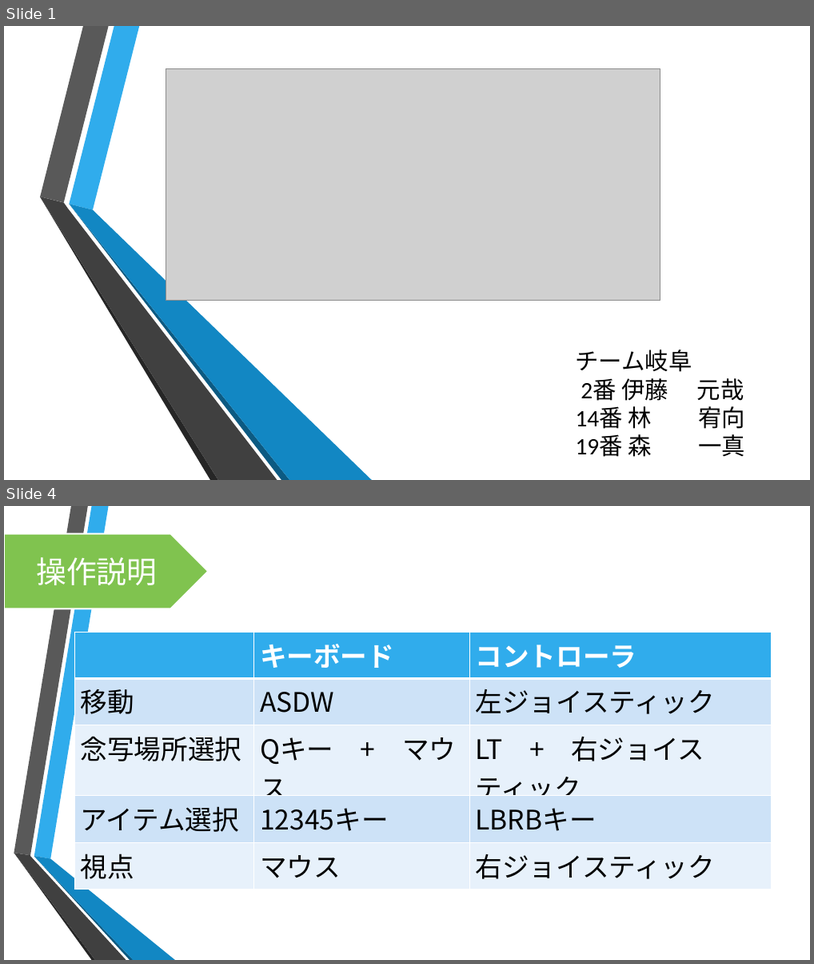
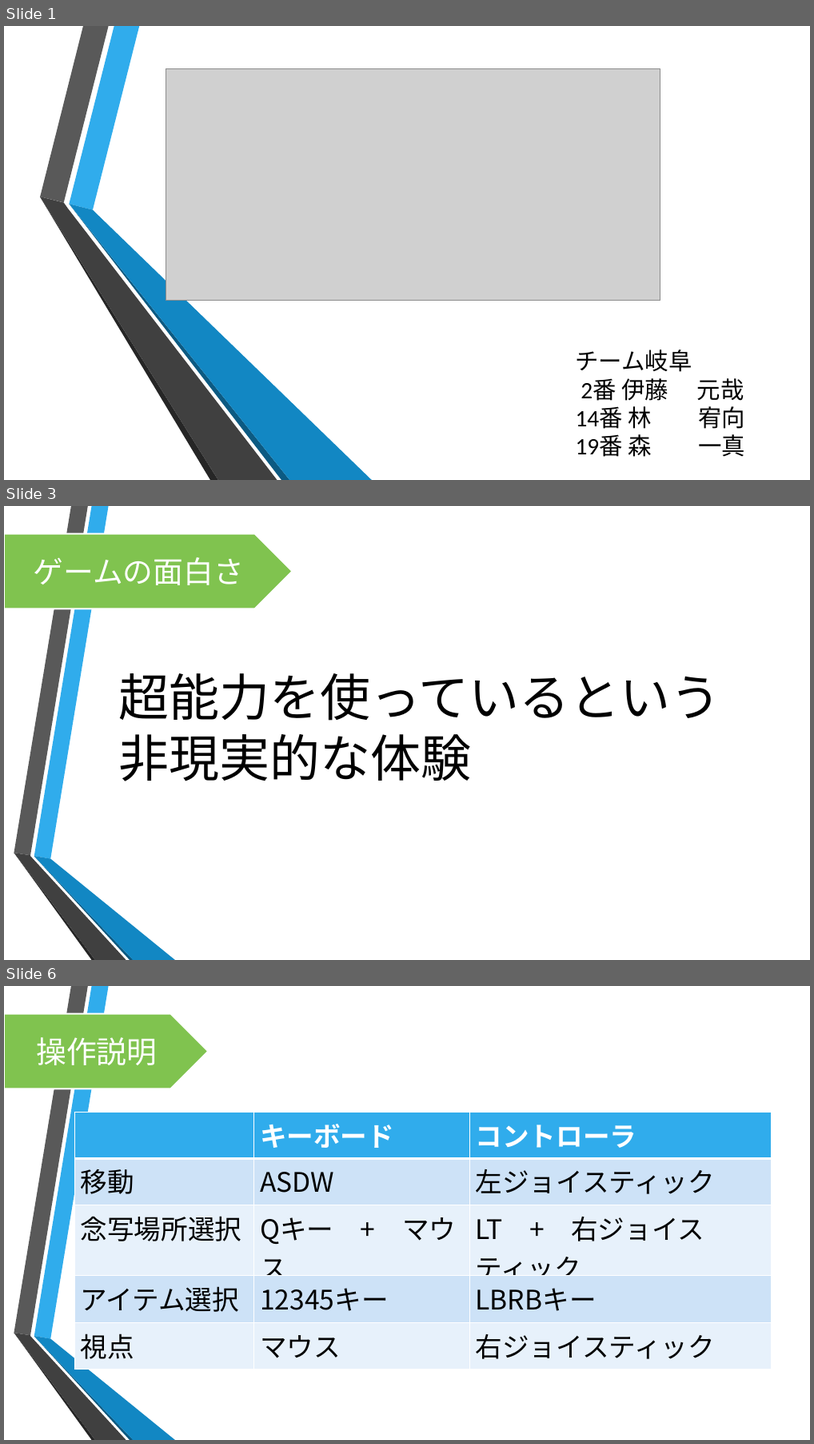
Before and after one commit to motoyaIto/TeamGifu, a slide deck: チーム岐阜プレゼン資料.pptx. Shown one above the other, each under a label of ours: slides 1 and 4 before the commit, slides 1, 3 and 6 after it; the slides between them are not shown. The pictures are 814x964 and 814x1444 pixels, drawn with LibreOffice and Linux fonts; fonts in the diff are those of the drawing; grey boxes stand for pictures; background and template pictures are left out. Boxes give left, top, right and bottom in pixels: in the first picture for what was removed or moved away, otherwise in the second. Text is boxed around its words. In the diff, an @@ line names an element or a change of style, - is before the commit and + after.

```diff
--- a/チーム岐阜プレゼン資料.pptx
+++ b/チーム岐阜プレゼン資料.pptx
@@ slide 3 added at (4,506,810,960), background picture (left out); not listed: 6 template elements that a slide beside it also shows @@
@@ pentagon arrow added at (4,534,293,609), fill #80C34F, outline #FFFFFF 1.75 pt, 36 pt, text #FFFFFF @@
+ゲームの面白さ
@@ text added at (118,673,721,781), 60 pt, text #000000 @@
+超能力を使っているという
+非現実的な体験
@@ what was slide 4 is now slide 6 @@
```
Also in this commit, not shown: 4 slides changed, 3 other slides added, 4 other files.
